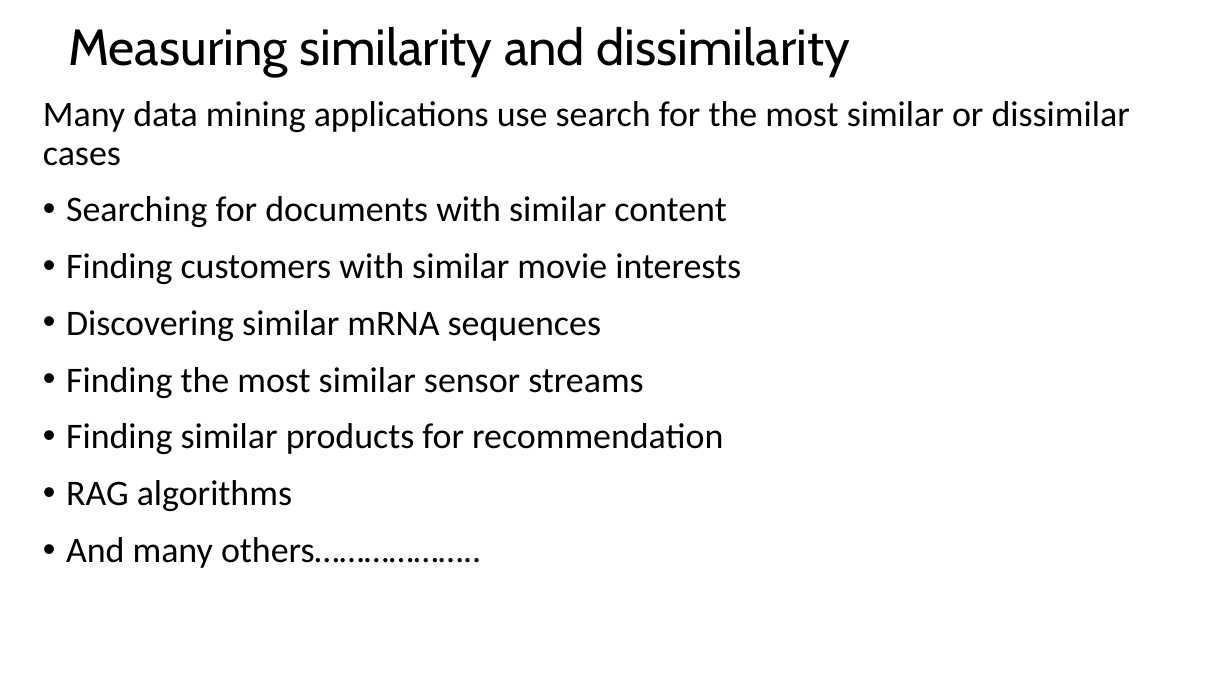
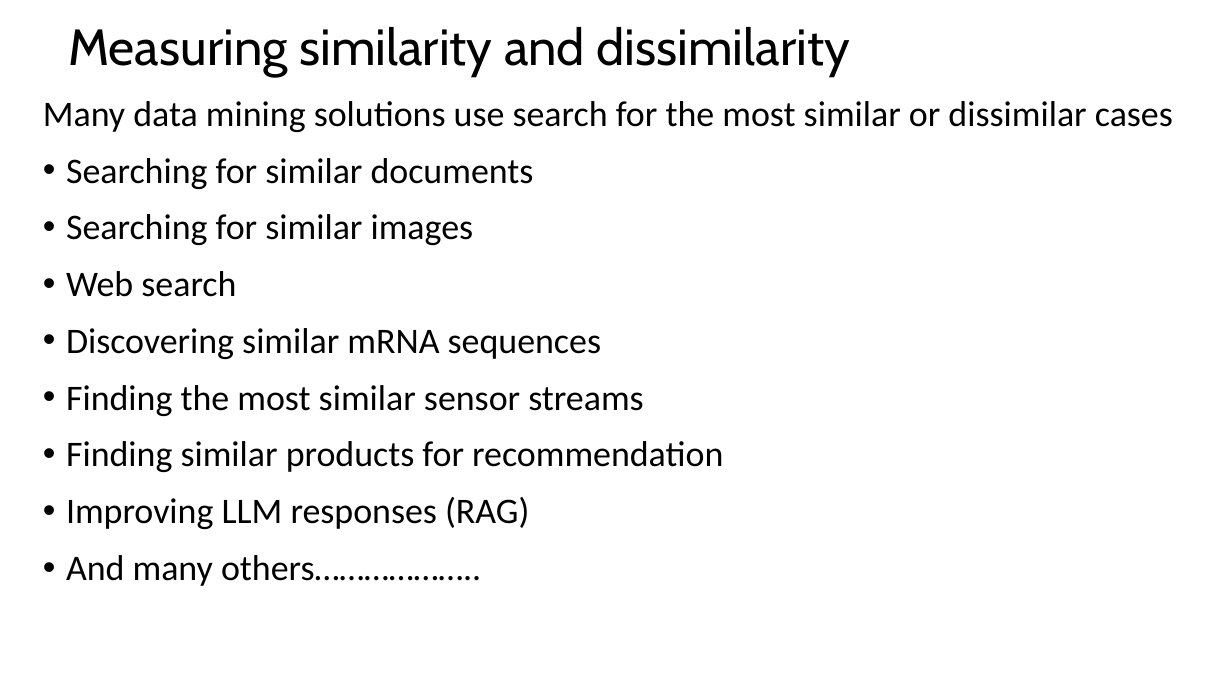
Before and after one commit to tenevian/Harvard-SSP-Data-Mining, a slide deck: slide 3 of slides/5_DistanceAndSimilarityMeasures.pptx. Drawn at 1232x693 pixels with LibreOffice and Linux fonts; fonts in the diff are those of the drawing. Boxes give left, top, right and bottom in pixels: in the first picture for what was removed or moved away, otherwise in the second. Text is boxed around its words. In the diff, an @@ line names an element or a change of style, - is before the commit and + after.

```diff
--- a/slides/5_DistanceAndSimilarityMeasures.pptx
+++ b/slides/5_DistanceAndSimilarityMeasures.pptx
@@ text at [43, 101, 1173, 297]: text changed @@
-Many data mining applications use search for the most similar or dissimilar cases
-• Searching for documents with similar content
-• Finding customers with similar movie interests
+Many data mining solutions use search for the most similar or dissimilar cases
+• Searching for similar documents
+• Searching for similar images
+• Web search
@@ text at [66, 497, 529, 529]: text changed @@
-• RAG algorithms
+• Improving LLM responses (RAG)
```
Also in this commit, not shown: 3 other slides changed, 5 slides added.
